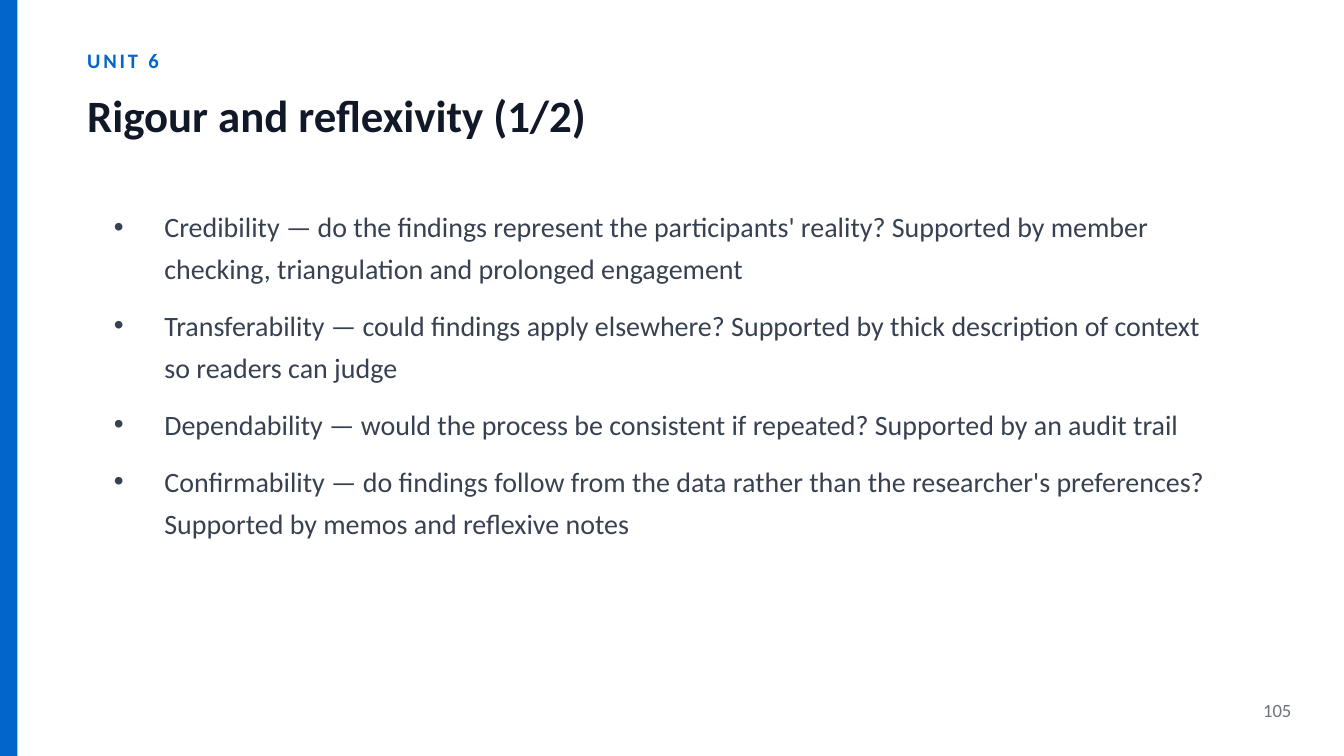
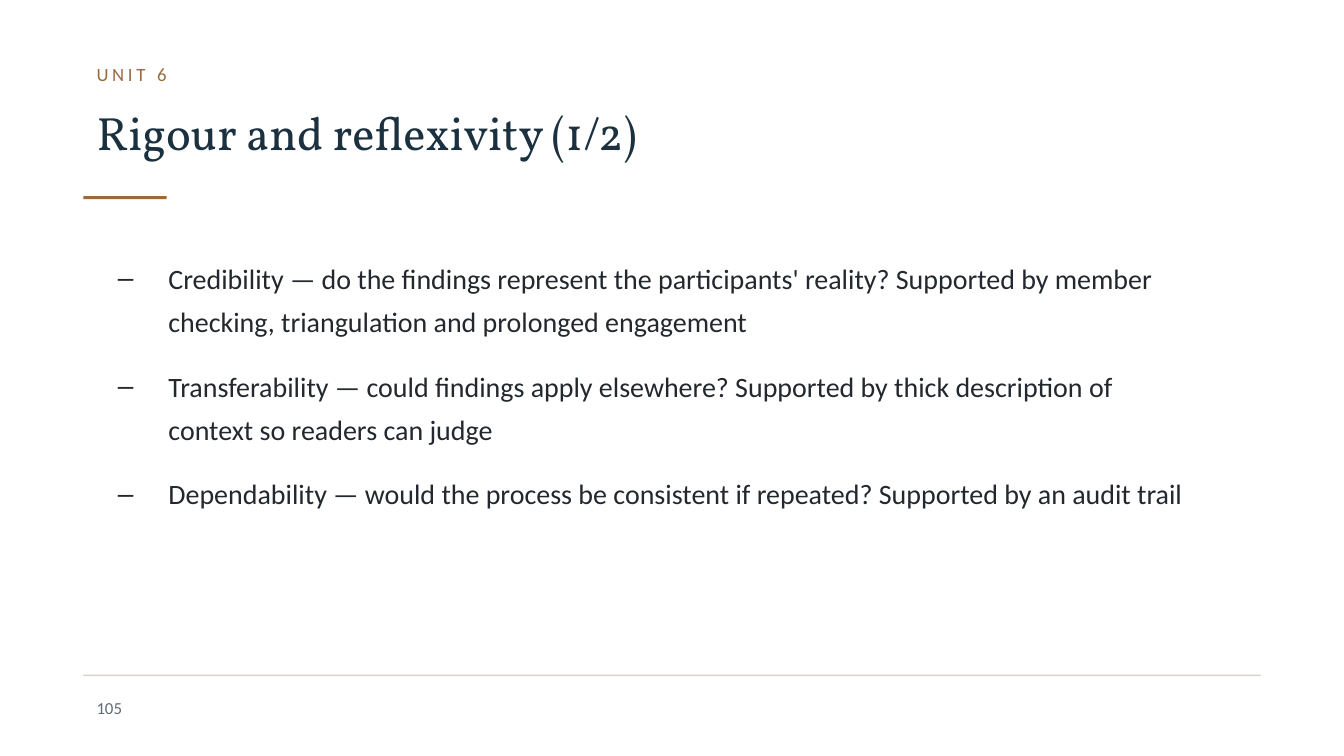
Before and after one commit to JesseAnak7534/ICBB, a slide deck: slide 105 of icbb-website/materials/research-methods/research-methods-slides.pptx. Drawn at 1344x756 pixels with LibreOffice and Linux fonts; fonts in the diff are those of the drawing; background and template pictures are left out. Boxes give left, top, right and bottom in pixels: in the first picture for what was removed or moved away, otherwise in the second. Text is boxed around its words. In the diff, an @@ line names an element or a change of style, - is before the commit and + after.

```diff
--- a/icbb-website/materials/research-methods/research-methods-slides.pptx
+++ b/icbb-website/materials/research-methods/research-methods-slides.pptx
@@ rectangle removed at (0,0,17,756) @@
@@ text "UNIT 6": place and size @@
-text "UNIT 6" at (87,54,158,68)
+text "UNIT 6" at (97,68,166,81)
@@ text "UNIT 6" at (97,68,166,81): size 11 to 10 pt, text colour #0066CC to #9A6A3C, letter spacing 1.5 to 2 pt, bold off @@
@@ text "Rigour and reflexivity (1/2)": place and size @@
-text "Rigour and reflexivity (1/2)" at (87,99,585,140)
+text "Rigour and reflexivity (1/2)" at (97,115,637,163)
@@ text "Rigour and reflexivity (1/2)" at (97,115,637,163): size 24 to 25 pt, font Calibri to Vollkorn, text colour #111827 to #1C3140, bold off @@
@@ rectangle added at (83,196,167,199), fill #9A6A3C @@
@@ text "Credibility — do the findings ...": place and size @@
-text "Credibility — do the findings ..." at (164,217,1204,539)
+text "Credibility — do the findings ..." at (168,269,1182,509)
@@ text "Credibility — do the findings ..." at (168,269,1182,509): text colour #374151 to #23282E; bullet • to –; line spacing 1.25 to 1.3; more space between paragraphs @@
@@ text at (164,472,1204,539): paragraph removed @@
-• Confirmability — do findings follow from the data rather than the researcher's preferences? Supported by memos and reflexive notes
@@ rectangle added at (83,675,1261,676), fill #D8D3CB @@
@@ page number: place and size @@
-page number at (1263,705,1291,717)
+page number at (97,703,123,714)
@@ page number at (97,703,123,714): size 10 to 9 pt, text colour #6B7280 to #5F6B76 @@
```
Also in this commit, not shown: 185 other slides changed, 49 other files.
